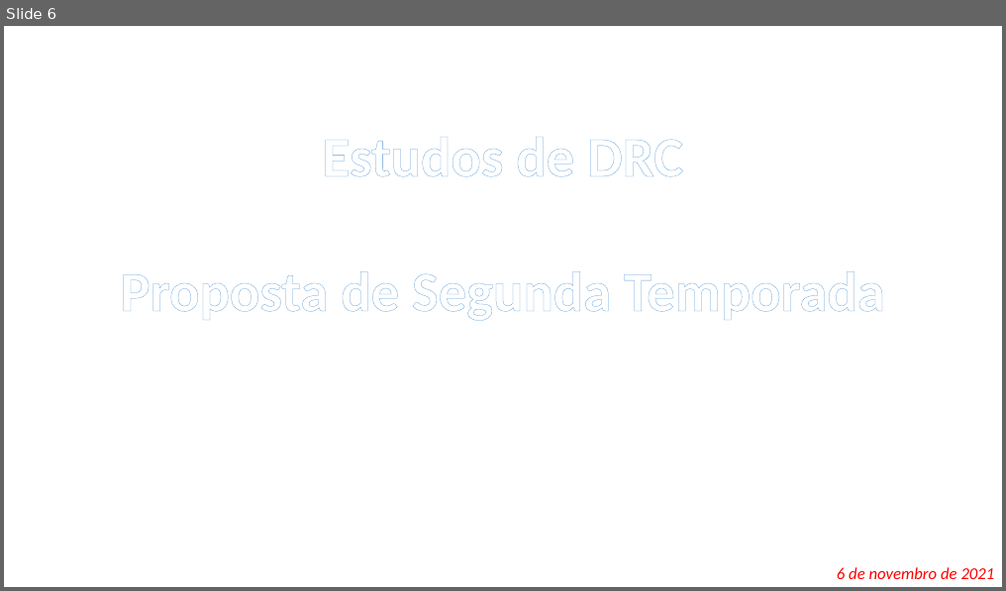
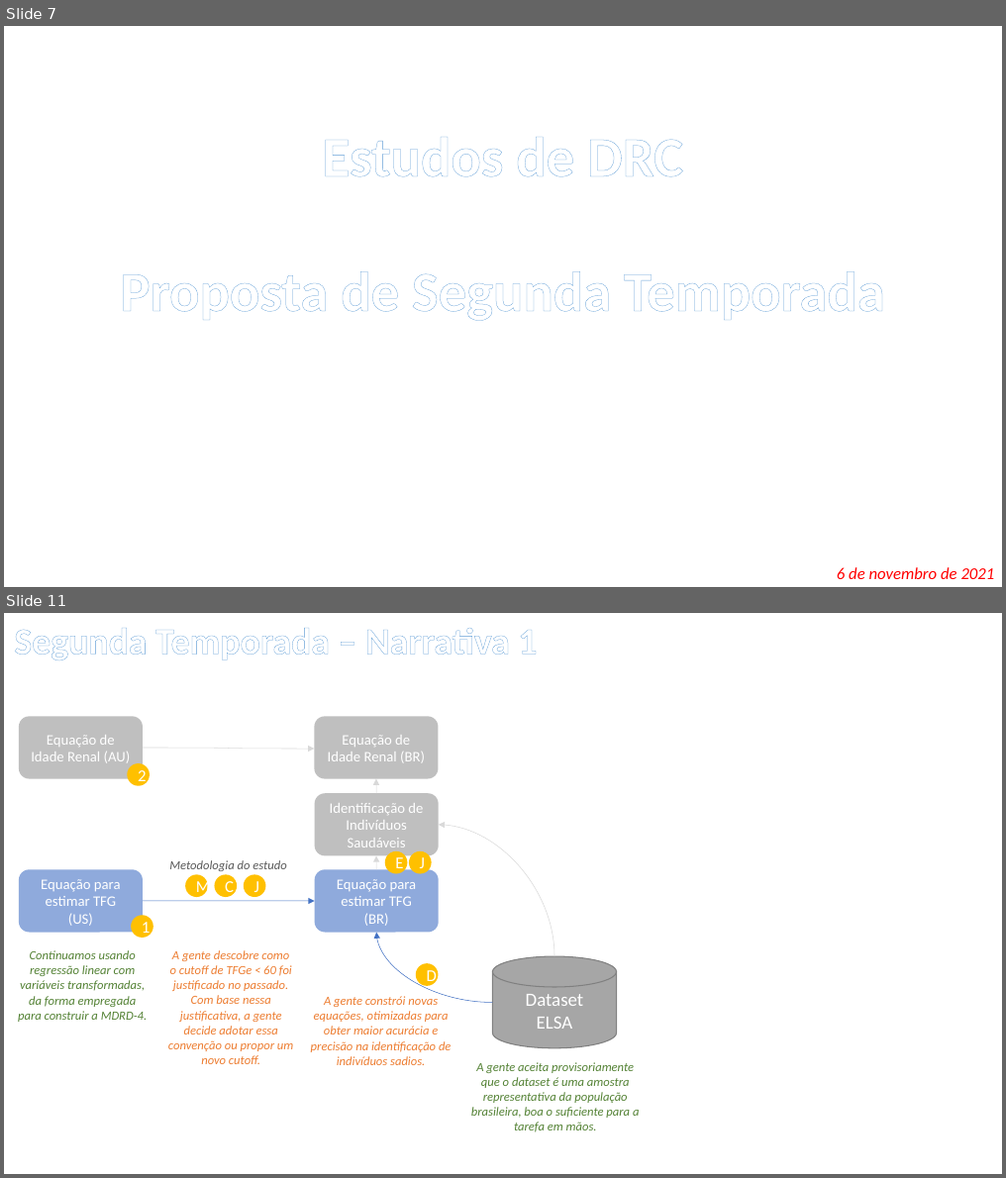
Before and after one commit to andreplima/collabSergio, a slide deck: support/Proposta de Trabalho.pptx. Shown one above the other, each under a label of ours: slide 6 before the commit, slides 7 and 11 after it; the slides between them are not shown. The pictures are 1006x591 and 1006x1178 pixels, drawn with LibreOffice and Linux fonts; fonts in the diff are those of the drawing. Boxes give left, top, right and bottom in pixels: in the first picture for what was removed or moved away, otherwise in the second. Text is boxed around its words. In the diff, an @@ line names an element or a change of style, - is before the commit and + after.

```diff
--- a/support/Proposta de Trabalho.pptx
+++ b/support/Proposta de Trabalho.pptx
@@ slide 11 added at box(4, 613, 1002, 1174), background #FFFFFF @@
@@ text added at box(14, 628, 537, 661), 36 pt, text pattern #9DC3E6 on #FFFFFF, bold @@
+Segunda Temporada – Narrativa 1
@@ rounded rectangle added at box(19, 716, 143, 779), fill #BFBFBF, 14 pt, text #FFFFFF @@
+Equação de Idade Renal (AU)
@@ rounded rectangle added at box(315, 716, 439, 779), fill #BFBFBF, 14 pt, text #FFFFFF @@
+Equação de Idade Renal (BR)
@@ curved arrow added from (143, 748) to (315, 749), #D9D9D9 0.5 pt @@
@@ ellipse added at box(127, 763, 150, 786), fill #FFC000, 16 pt, text #FFFFFF @@
+2
@@ curved arrow added from (377, 793) to (376, 779), #D9D9D9 0.5 pt @@
@@ rounded rectangle added at box(315, 793, 439, 857), fill #BFBFBF, 14 pt, text #FFFFFF @@
+Identificação de Indivíduos Saudáveis
@@ curved arrow added from (554, 957) to (439, 825), #D9D9D9 0.5 pt @@
@@ rounded rectangle added at box(19, 869, 143, 933), fill #8FAADC, 14 pt, text #FFFFFF @@
+Equação para estimar TFG
+(US)
@@ text added at box(169, 861, 286, 871), 12 pt, text #595959, italic @@
+Metodologia do estudo
@@ ellipse added at box(185, 875, 208, 897), fill #FFC000, 16 pt, text #FFFFFF @@
+M
@@ ellipse added at box(214, 875, 237, 897), fill #FFC000, 16 pt, text #FFFFFF @@
+C
@@ ellipse added at box(244, 875, 266, 897), fill #FFC000, 16 pt, text #FFFFFF @@
+J
@@ rounded rectangle added at box(315, 869, 439, 933), fill #8FAADC, 14 pt, text #FFFFFF @@
+Equação para estimar TFG
+(BR)
@@ curved arrow added from (377, 869) to (377, 857), #D9D9D9 0.5 pt @@
@@ ellipse added at box(385, 852, 408, 874), fill #FFC000, 16 pt, text #FFFFFF @@
+E
@@ ellipse added at box(409, 852, 432, 874), fill #FFC000, 16 pt, text #FFFFFF @@
+J
@@ curved arrow added from (143, 901) to (315, 901), #4472C4 0.5 pt @@
@@ ellipse added at box(132, 916, 153, 938), fill #FFC000, 16 pt, text #FFFFFF @@
+1
@@ curved arrow added from (493, 1002) to (377, 933), #4472C4 0.5 pt @@
@@ text added at box(18, 951, 147, 1022), 12 pt, text #548235, italic @@
+Continuamos usando regressão linear com variáveis transformadas, da forma empregada para construir a MDRD-4.
@@ text added at box(168, 951, 293, 1064), 12 pt, text #ED7D31, italic @@
+A gente descobre como o cutoff de TFGe < 60 foi justificado no passado. Com base nessa justificativa, a gente decide adotar essa convenção ou propor um novo cutoff.
@@ ellipse added at box(416, 963, 439, 986), fill #FFC000, 16 pt, text #FFFFFF @@
+D
@@ cylinder added at box(493, 957, 617, 1049), fill #A6A6A6, outline #808080 1 pt, 18 pt, text #FFFFFF @@
+Dataset
+ELSA
@@ text added at box(311, 996, 450, 1065), 12 pt, text #ED7D31, italic @@
+A gente constrói novas equações, otimizadas para obter maior acurácia e precisão na identificação de indivíduos sadios.
@@ text added at box(471, 1062, 639, 1133), 12 pt, text #548235, italic @@
+A gente aceita provisoriamente que o dataset é uma amostra representativa da população brasileira, boa o suficiente para a tarefa em mãos.
@@ what was slide 6 is now slide 7 @@
```
Also in this commit, not shown: 11 slides changed, 1 other slide added, 1 slide removed, 4 other files.
